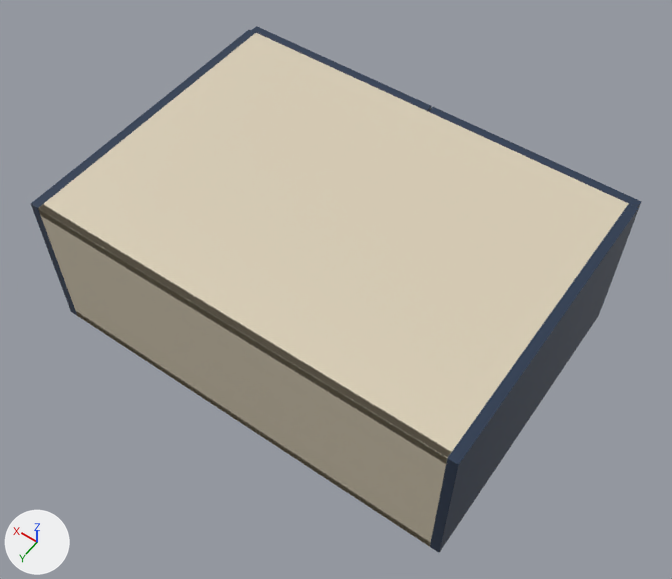
Before and after pictures for a commit that changed the glTF model storefront/public/cabinet-inventory/models/oppein-ply-bss-w331224.glb.
One viewpoint serves both versions: a 50 mm lens placed at (-0.21, 0.581, 1.454), pointed at (0.397, -0.268, 0.12). Every picture has the same lights, and +X, +Y and +Z are marked at lower left. The first picture is the older version. Where no turn or scale is listed for an object, it has been applied to the vertices.

Objects in the first picture: 'Cabinet back', 'Cabinet bottom', 'Cabinet side', 'Cabinet side.001', 'Cabinet top', 'Door', 'Door.001'.
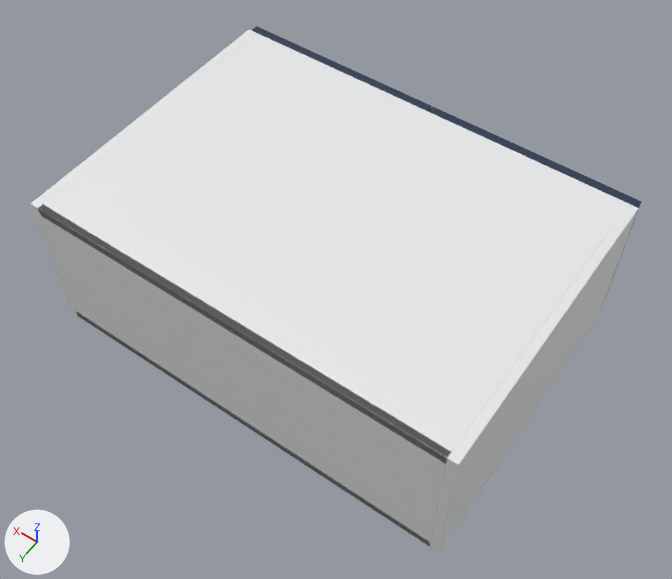
Where the change shows, as pixel boxes (x1, y1, x2, y2) in the pictures (672 x 579 px):
```json
{"object": "Cabinet top", "change": "recoloured", "before": [38, 33, 629, 463], "after": [38, 33, 629, 463], "on screen": "beige to white"}
{"object": "Cabinet back", "change": "recoloured", "before": [38, 205, 451, 547], "after": [38, 205, 451, 547], "on screen": "beige to white"}
{"object": "Cabinet side", "change": "recoloured", "before": [430, 204, 639, 552], "after": [430, 204, 639, 552], "on screen": "lighter"}
{"object": "Cabinet side.001", "change": "recoloured", "before": [31, 30, 256, 315], "after": [31, 30, 256, 315]}
{"object": "Cabinet bottom", "change": "recoloured", "before": [76, 312, 431, 545], "after": [76, 312, 431, 545]}
```

Edits to the scene script, one JSON object a line:
```json
{"op": "add", "block": "mat_white_cabinet_carcass", "code": ["mat_white_cabinet_carcass = principled_material('White cabinet carcass')", "mat_white_cabinet_carcass.base_color = (0.82, 0.83, 0.835)  # white #eaebec", "mat_white_cabinet_carcass.roughness = 0.48"]}
{"block": "me_cube_002", "where": "me_cube_002.from_pydata(...)  # 56 vertices, 108 faces; spans x -0.401..0.401, y -0.006..0.006, z -0.152..0.152"}
{"op": "remove", "block": "me_cube_002", "code": "me_cube_002.materials.append(mat_cabinet_interior___visual_interpretation)  # beige #daceb6"}
{"op": "add", "block": "me_cube_002", "code": "me_cube_002.materials.append(mat_white_cabinet_carcass)  # white #eaebec"}
{"block": "me_cube_003", "where": "me_cube_003.from_pydata(...)  # 56 vertices, 108 faces; spans x -0.401..0.401, y -0.293..0.293, z -0.009..0.009"}
{"op": "remove", "block": "me_cube_003", "code": "me_cube_003.materials.append(mat_cabinet_interior___visual_interpretation)  # beige #daceb6"}
{"op": "add", "block": "me_cube_003", "code": "me_cube_003.materials.append(mat_white_cabinet_carcass)  # white #eaebec"}
{"block": "me_cube", "where": "me_cube.from_pydata(...)  # 56 vertices, 108 faces; spans x -0.009..0.009, y -0.293..0.293, z -0.152..0.152"}
{"op": "remove", "block": "me_cube", "code": "me_cube.materials.append(mat_supplier_finish___blue_single_shaker)  # dark blue #24364f"}
{"op": "add", "block": "me_cube", "code": "me_cube.materials.append(mat_white_cabinet_carcass)  # white #eaebec"}
{"block": "me_cube_001", "where": "me_cube_001.from_pydata(...)  # 56 vertices, 108 faces; spans x -0.009..0.009, y -0.293..0.293, z -0.152..0.152"}
{"op": "remove", "block": "me_cube_001", "code": "me_cube_001.materials.append(mat_supplier_finish___blue_single_shaker)  # dark blue #24364f"}
{"op": "add", "block": "me_cube_001", "code": "me_cube_001.materials.append(mat_white_cabinet_carcass)  # white #eaebec"}
{"block": "me_cube_004", "where": "me_cube_004.from_pydata(...)  # 56 vertices, 108 faces; spans x -0.401..0.401, y -0.293..0.293, z -0.009..0.009"}
{"op": "remove", "block": "me_cube_004", "code": "me_cube_004.materials.append(mat_cabinet_interior___visual_interpretation)  # beige #daceb6"}
{"op": "add", "block": "me_cube_004", "code": "me_cube_004.materials.append(mat_white_cabinet_carcass)  # white #eaebec"}
```
